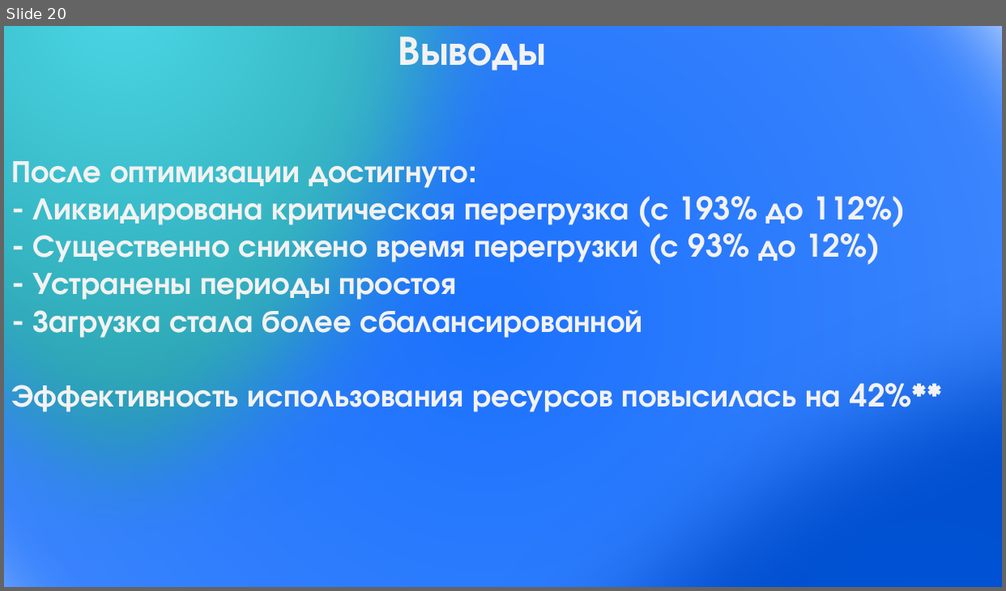
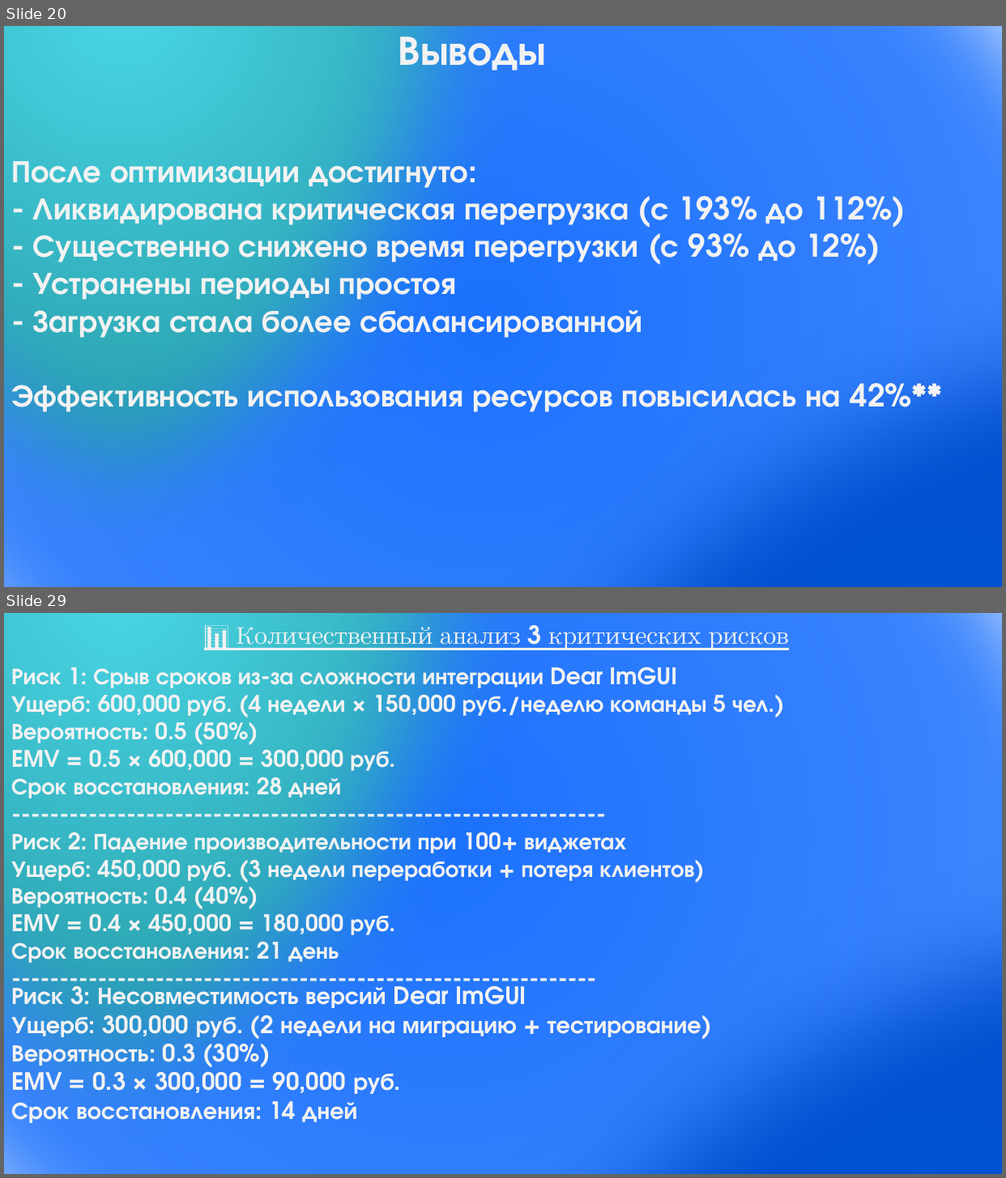
Before and after one commit to HozainFermi/upp, a slide deck: Презентация1.pptx. Shown one above the other, each under a label of ours: slide 20 before the commit, slides 20 and 29 after it; the slides between them are not shown. The pictures are 1006x591 and 1006x1178 pixels, drawn with LibreOffice and Linux fonts; fonts in the diff are those of the drawing. Boxes give left, top, right and bottom in pixels: in the first picture for what was removed or moved away, otherwise in the second. Text is boxed around its words. In the diff, an @@ line names an element or a change of style, - is before the commit and + after.

```diff
--- a/Презентация1.pptx
+++ b/Презентация1.pptx
@@ slide 29 added at (4,613,1002,1174), background #FFFFFF @@
@@ ellipse added at (4,613,1002,1174), fill gradient #002D76 to #1B71FD to #72A7FE, outline #43739E 1 pt @@
@@ ellipse added at (4,613,550,1174), fill gradient #4AD6E5 to #137C87, outline #43739E 1 pt @@
@@ text added at (236,624,789,652), 24 pt, text #F2F2F2, bold, underline @@
+📊 Количественный анализ 3 критических рисков
@@ ellipse added at (245,657,1002,1174), fill gradient #156EFF to #0153D9 to #0046B8, outline #43739E 1 pt @@
@@ text added at (11,667,768,963), 22 pt, text #F2F2F2, bold @@
+Риск 1: Срыв сроков из-за сложности интеграции Dear ImGUI
+Ущерб: 600,000 руб. (4 недели × 150,000 руб./неделю команды 5 чел.)
+Вероятность: 0.5 (50%)
+EMV = 0.5 × 600,000 = 300,000 руб.
+Срок восстановления: 28 дней
+--------------------------------------------------------------
+Риск 2: Падение производительности при 100+ виджетах
+Ущерб: 450,000 руб. (3 недели переработки + потеря клиентов)
+Вероятность: 0.4 (40%)
+EMV = 0.4 × 450,000 = 180,000 руб.
+Срок восстановления: 21 день
+-------------------------------------------------------------
@@ text added at (11,979,701,1123), 23 pt, text #F2F2F2, bold @@
+Риск 3: Несовместимость версий Dear ImGUI
+Ущерб: 300,000 руб. (2 недели на миграцию + тестирование)
+Вероятность: 0.3 (30%)
+EMV = 0.3 × 300,000 = 90,000 руб.
+Срок восстановления: 14 дней
```
Also in this commit, not shown: 13 other slides added, 2 other files.
